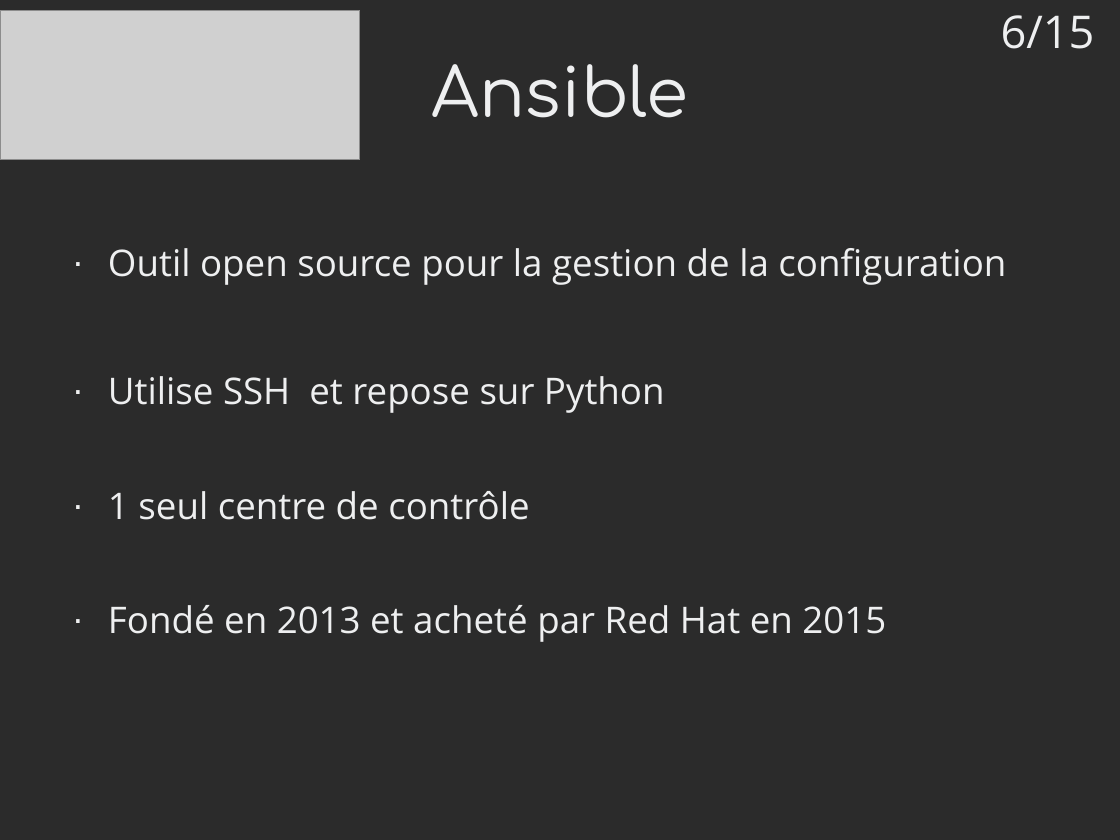
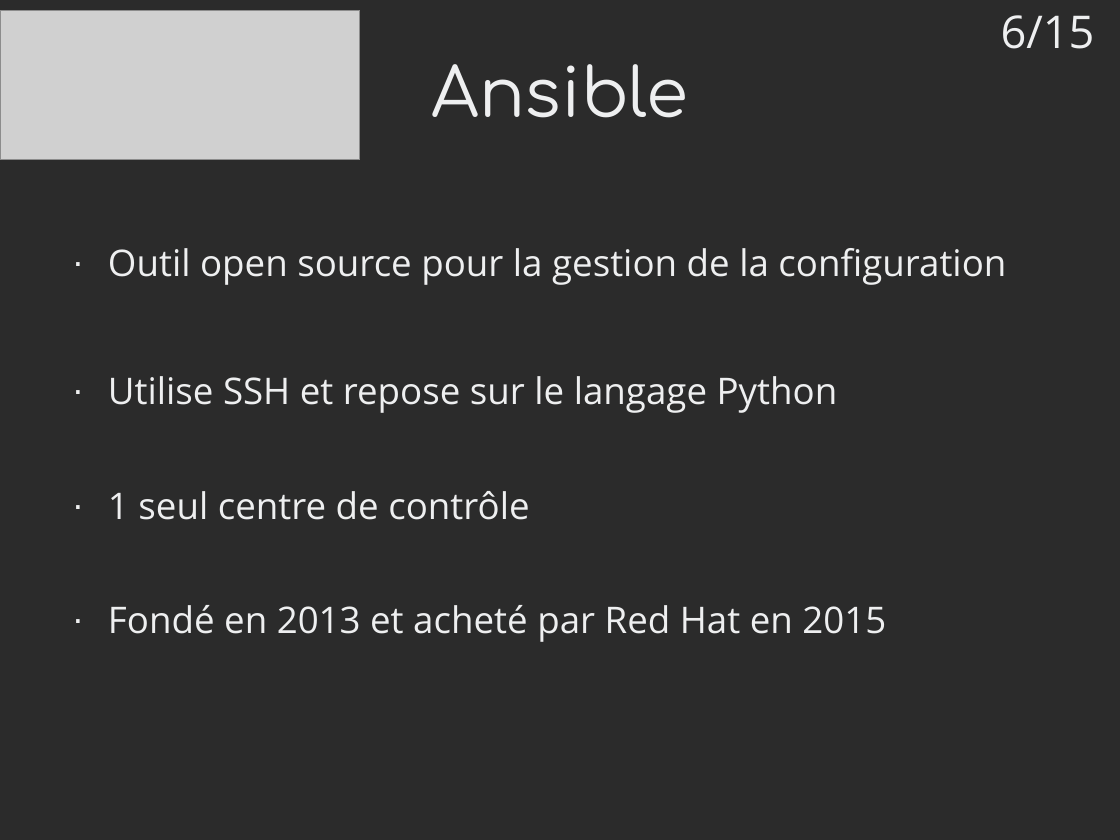
Before and after one commit to mrwormo/rapport_de_stage, a slide deck: slide 6 of files/prez.odp. Drawn at 1120x840 pixels with LibreOffice and Linux fonts; fonts in the diff are those of the drawing; grey boxes stand for pictures; background and template pictures are left out; a plain dark background stands for a picture behind light text. Boxes give left, top, right and bottom in pixels: in the first picture for what was removed or moved away, otherwise in the second. Text is boxed around its words. In the diff, an @@ line names an element or a change of style, - is before the commit and + after.

```diff
--- a/files/prez.odp
+++ b/files/prez.odp
@@ text at (108, 376, 838, 413): text changed @@
-· Utilise SSH et repose sur Python
+· Utilise SSH et repose sur le langage Python
```
Also in this commit, not shown: 3 other files.
